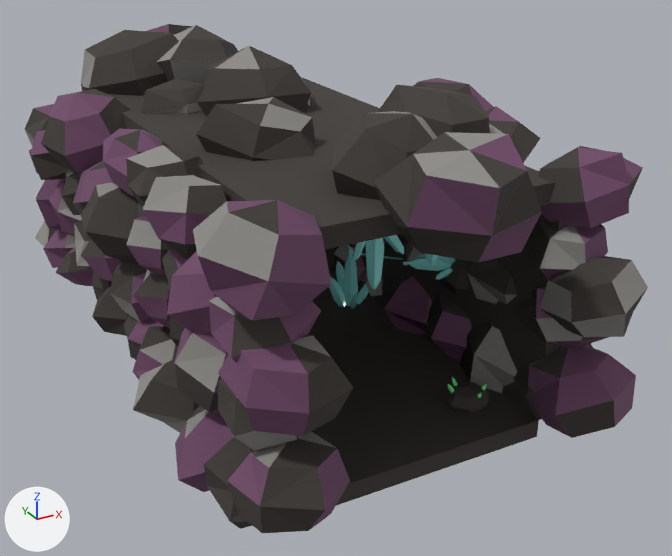
What one commit did to the FBX model exports/Caves/Cave_Crystal_Tunnel.fbx.
Before and after are seen from a 50 mm camera at (-0.222, -0.633, 0.262) aimed at (0.023, -0.186, 0.039). The axes (+X, +Y, +Z) are drawn at lower left. The lights are the same throughout. The first picture is the older version. Where no turn or scale is listed for an object, it has been applied to the vertices. Vertices at exactly the same position are counted once.

Objects in the first picture: 'Ceiling1', 'Decor', 'Floor1', 'Wall1' and 1 more.
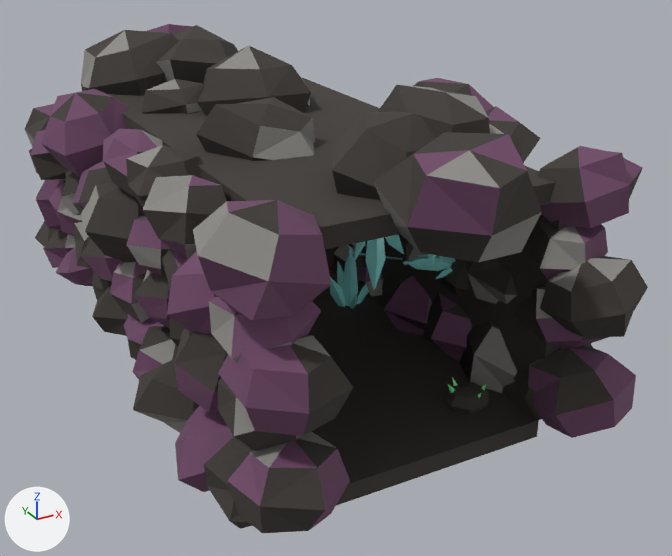
Boxes [x1, y1, x2, y2] around the edits, measured in the pictures (672 x 556 px):
part 1 of me_decor_003, cut back: before [354, 235, 455, 290]; after [354, 235, 456, 289]
part 2 of me_decor_003, cut back: before [329, 261, 369, 309]; after [330, 261, 369, 309]
part 3 of me_decor_003, surface changed: [29, 24, 648, 468] in both

The edits, one by one:
me_decor_003 is used by ob_decor; location (0.0, 0.0, 0.0).
me_decor_003 had 2551 vertices, 4586 faces and spanned x -0.119..0.13, y -0.366..0.052, z -0.007..0.166.
me_decor_003 now has 2237 vertices, 3962 faces and spans x -0.119..0.13, y -0.366..0.052, z -0.007..0.166.
me_decor_003 part 1: 28 vertices moved from x -0.022..0.067, y -0.298..-0.232, z 0.054..0.117 to x -0.023..0.067, y -0.303..-0.235, z 0.057..0.117; 128 vertices removed from x -0.028..0.067, y -0.302..-0.23, z 0.056..0.117; 46 vertices added at x -0.027..0.067, y -0.301..-0.231, z 0.054..0.117.
me_decor_003 part 2: 10 vertices moved from x -0.053..0.067, y -0.26..-0.137, z -0.001..0.021 to x -0.052..0.062, y -0.267..-0.139, z -0.001..0.012; 110 vertices removed from x -0.064..0.071, y -0.276..-0.132, z -0.001..0.024; 46 vertices added at x -0.062..0.067, y -0.273..-0.135, z -0.001..0.014.
me_decor_003 part 3: 712 kept faces spanning x -0.119..0.13, y -0.362..0.051, z -0.007..0.166 get new texture (UV) coordinates.
Other edits to the shape of me_decor_003 do not show in these pictures.
